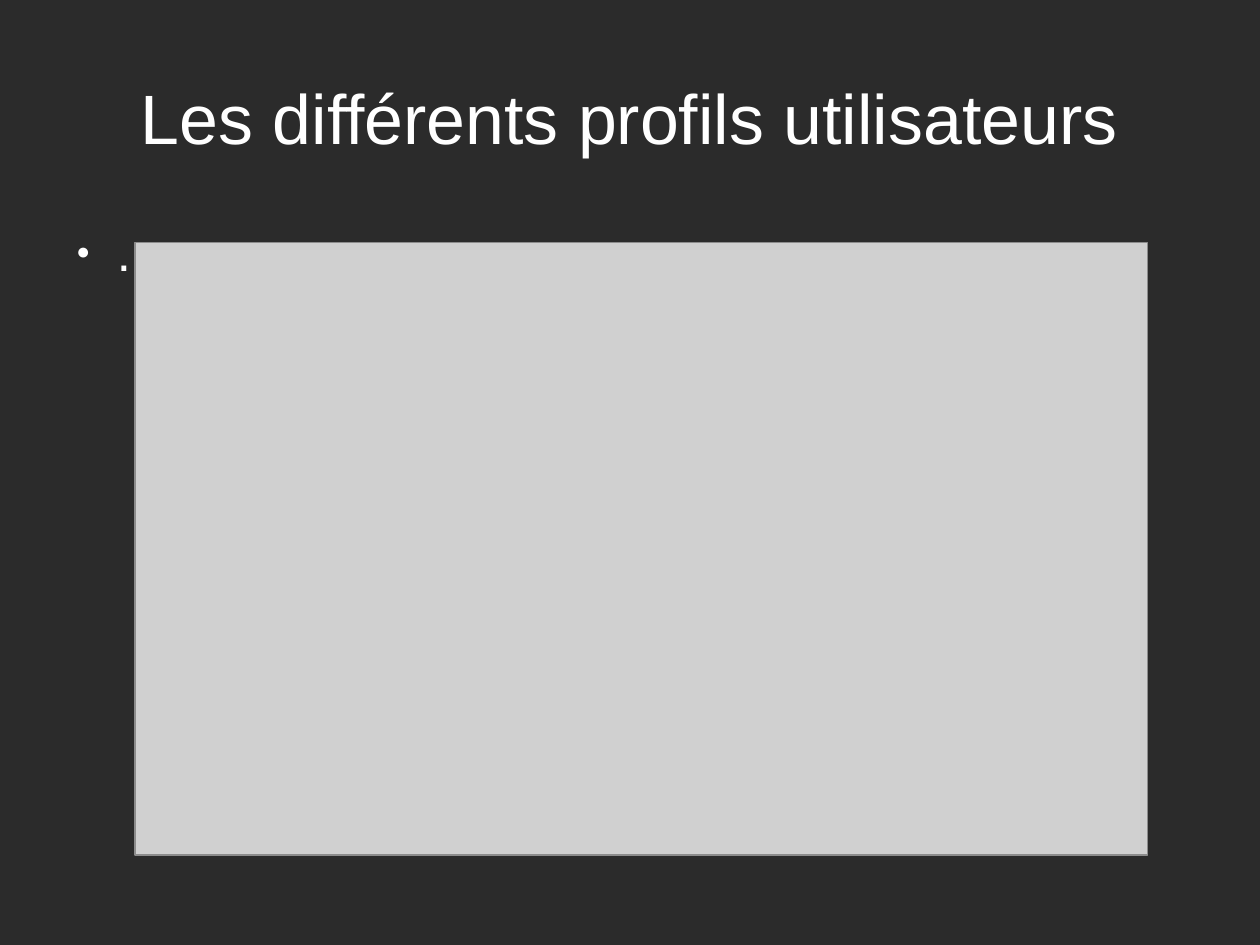
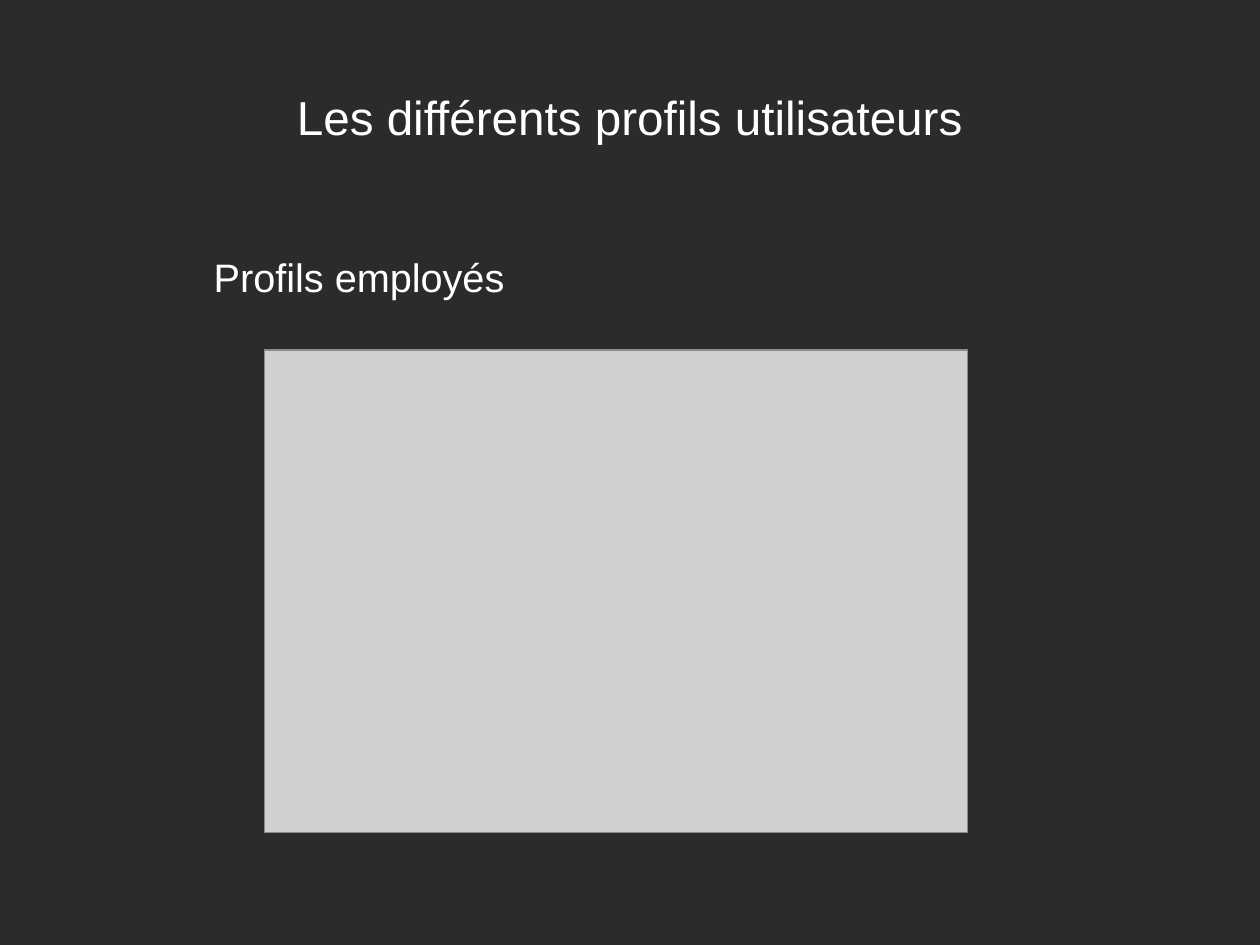
Before and after one commit to Hyperyon/p4-OCPizza, a slide deck: slide 5 of Présentation projet.odp (slide 4 before the commit). Drawn at 1260x945 pixels with LibreOffice and Linux fonts; fonts in the diff are those of the drawing; grey boxes stand for pictures; background and template pictures are left out; a plain dark background stands for a picture behind light text. Boxes give left, top, right and bottom in pixels: in the first picture for what was removed or moved away, otherwise in the second. Text is boxed around its words. In the diff, an @@ line names an element or a change of style, - is before the commit and + after.

```diff
--- a/Présentation projet.odp
+++ b/Présentation projet.odp
@@ title "Les différents profils utilisateurs" at bbox=[297, 100, 962, 145]: size 44 to 30 pt @@
@@ text removed at bbox=[63, 221, 1197, 769] @@
-● .
@@ text added at bbox=[214, 262, 505, 300], 25 pt, text #FFFFFF @@
+Profils employés
@@ picture: place and size @@
-picture at bbox=[135, 242, 1148, 855]
+picture at bbox=[264, 350, 967, 832]
```
Also in this commit, not shown: 4 other slides changed, 1 slide added, 1 slide removed, 7 other files.
